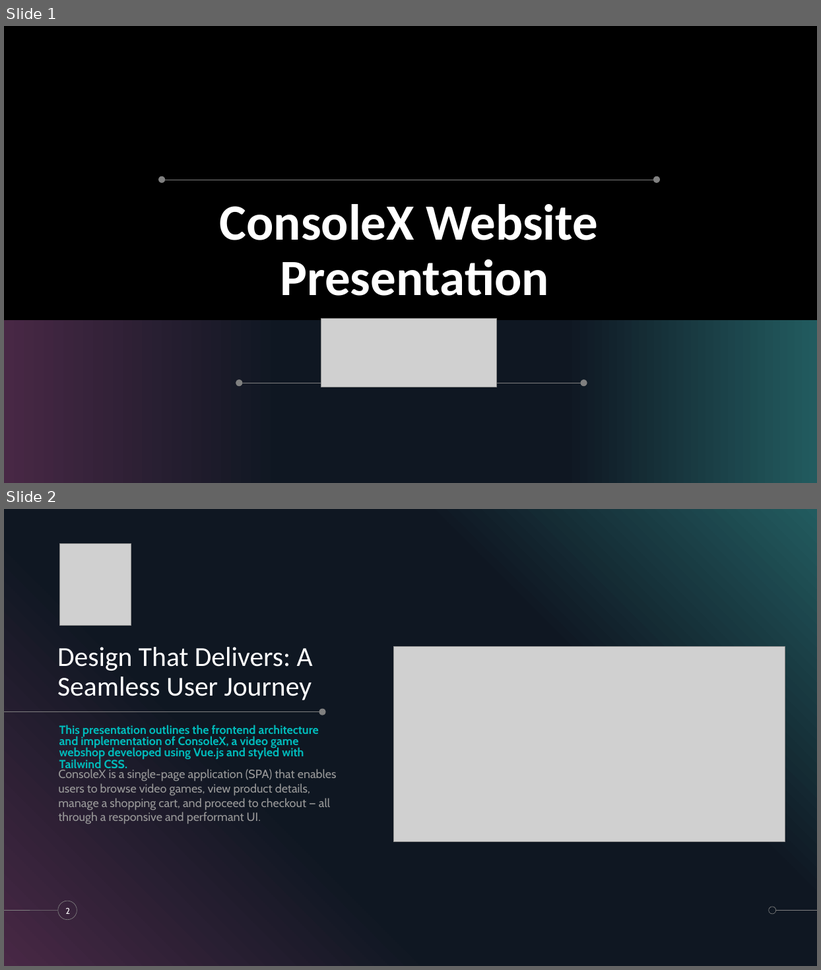
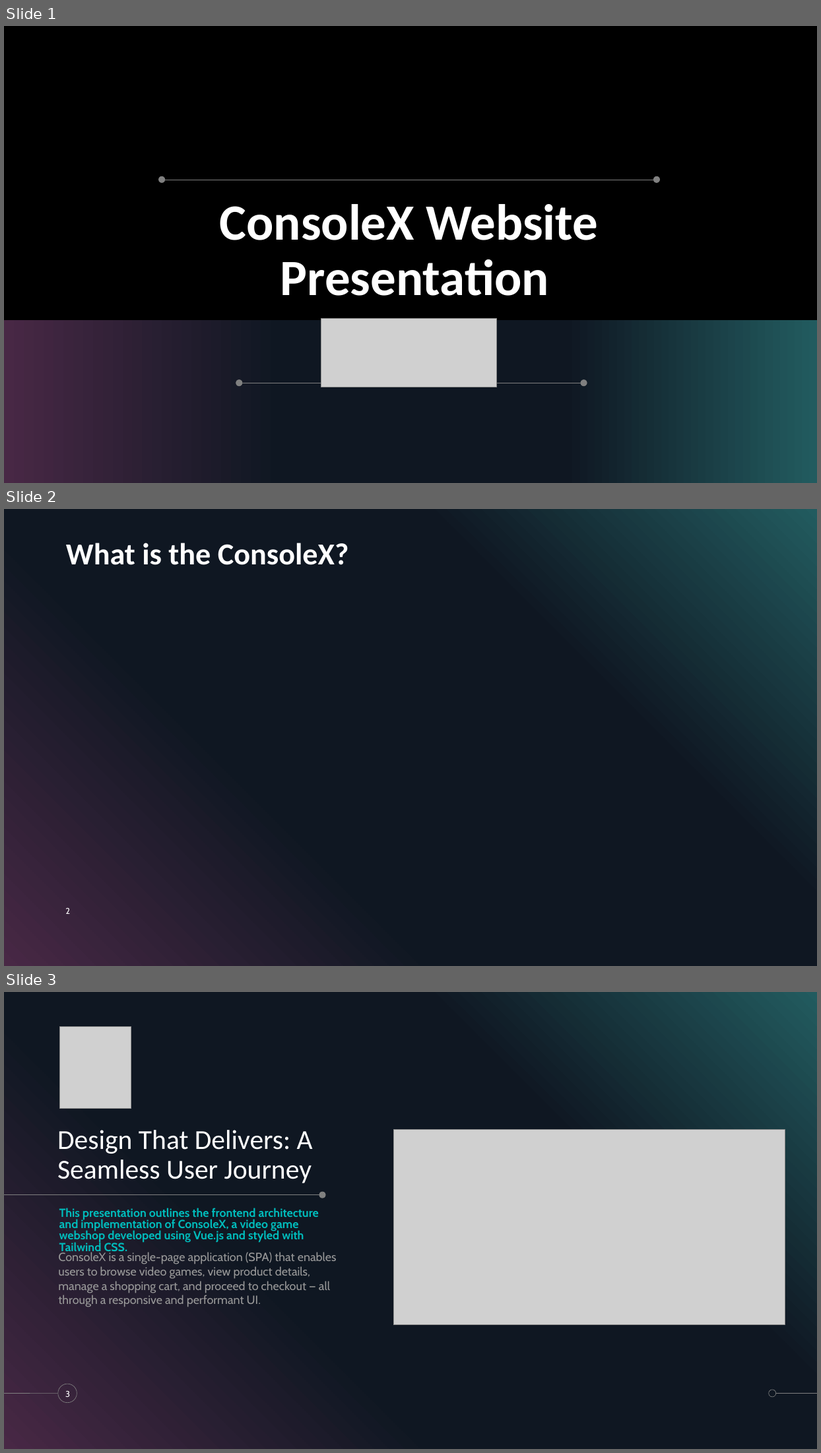
Before and after one commit to pollak-projects/ConsoleX, a slide deck: docs/ConsoleXPresentation.pptx. Shown one above the other, each under a label of ours: slides 1 and 2 before the commit, slides 1, 2 and 3 after it. The pictures are 821x970 and 821x1453 pixels, drawn with LibreOffice and Linux fonts; fonts in the diff are those of the drawing; grey boxes stand for pictures; background and template pictures are left out. Boxes give left, top, right and bottom in pixels: in the first picture for what was removed or moved away, otherwise in the second. Text is boxed around its words. In the diff, an @@ line names an element or a change of style, - is before the commit and + after.

Commit message:
ppt

```diff
--- a/docs/ConsoleXPresentation.pptx
+++ b/docs/ConsoleXPresentation.pptx
@@ slide 2 added at bbox=[4, 509, 817, 966], background #000000; not listed: 5 template elements that a slide beside it also shows @@
@@ title added at bbox=[66, 543, 349, 565], 36 pt, text #FFFFFF, bold @@
+What is the ConsoleX?
@@ page number added at bbox=[65, 908, 70, 914], 10 pt, text #FFFFFF @@
+2
@@ what was slide 2 is now slide 3 @@
@@ page number at bbox=[65, 1391, 70, 1397]: text changed @@
-2
+3
```
